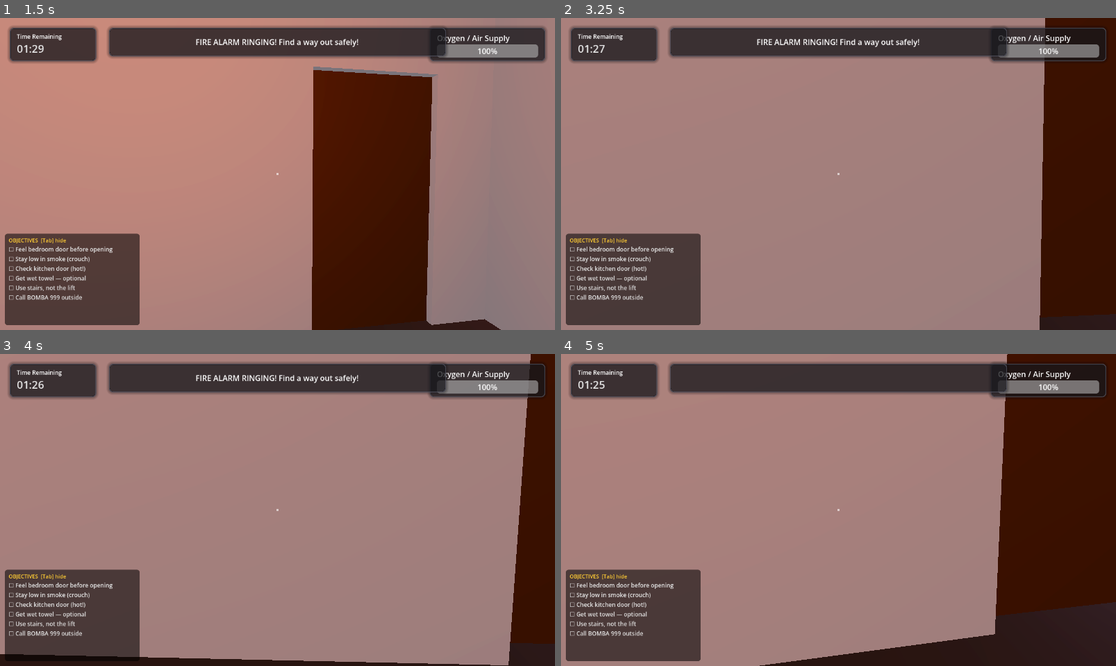
Above: before the commit, frames 1-4 (two rows, left to right).
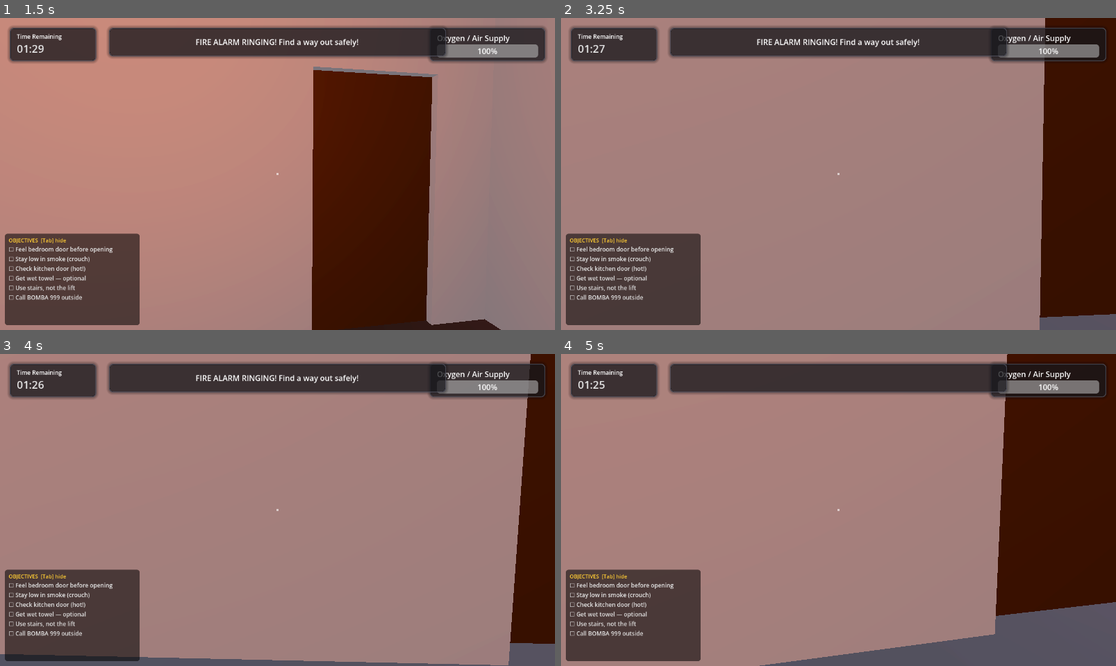
Above: after the commit, the same moments.

Repository: DennisHengShuYi/Fire-Drill-Simulation-Game
Game: Godot game, scene res://scenes/main_menu.tscn
Same seed, same stepped clock (60 frames per second), same inputs: the game is played once before the commit and once after it.
Inputs (mouse positions are in pixels of both pictures, inside the frame that each line leads up to):
- Up to frame 1 (1.5 s): click "Start Safety Drill" at 0.5 s; tap Enter at 1.25 s; move the mouse to (305, 174) at 1.27 s; hold W (move_forward) from 1.28 s (still down); tap C (crouch) at 1.35 s; click (305, 174) at 1.42 s
- Up to frame 2 (3.25 s): keep holding W (move_forward); move the mouse to (810, 174) at 2.02 s; tap 1 (dilemma_1) at 2.1 s; move the mouse to (849, 167) at 2.77 s; tap 2 (dilemma_2) at 2.85 s
- Up to frame 3 (4 s): keep holding W (move_forward); move the mouse to (271, 516) at 3.52 s; tap F (feel_door) at 3.6 s; click (271, 516) at 3.67 s
- Up to frame 4 (5 s): keep holding W (move_forward); move the mouse to (877, 513) at 4.27 s; tap E (interact) at 4.35 s

Frame 1 is identical in both runs. In frame 2, 0.6% of the frame differs, in the area x 86-100%, y 94-100%; in frame 3, 2.5%; in frame 4, 6.2%, in the area x 35-100%, y 79-100%.

Commit message:
Populate outside area with CondoBuildingBody, windows, grass strips, trees, streetlights, and fix NPC stuck spawn and speed in stairwell

Diff:
--- a/fire-drill-simulation/scenes/level.tscn
+++ b/fire-drill-simulation/scenes/level.tscn
@@ -2799,28 +2799,28 @@
 material = SubResource("Mat_ExitSign")
 
 [node name="Evacuee_L7" type="CharacterBody3D" parent="Geometry/Stairwell"]
-transform = Transform3D(1, 0, 0, 0, 1, 0, 0, 0, 1, -12.5, -2.7, -3.7)
+transform = Transform3D(1, 0, 0, 0, 1, 0, 0, 0, 1, -11.3, -2.7, -3.7)
 collision_layer = 4
 collision_mask = 3
 script = ExtResource("9_npc")
 start_waypoint = 2
 
 [node name="Evacuee_L5" type="CharacterBody3D" parent="Geometry/Stairwell"]
-transform = Transform3D(1, 0, 0, 0, 1, 0, 0, 0, 1, -12.5, -8.3, -3.7)
+transform = Transform3D(1, 0, 0, 0, 1, 0, 0, 0, 1, -11.3, -8.3, -3.7)
 collision_layer = 4
 collision_mask = 3
 script = ExtResource("9_npc")
 start_waypoint = 6
 
 [node name="Evacuee_L3" type="CharacterBody3D" parent="Geometry/Stairwell"]
-transform = Transform3D(1, 0, 0, 0, 1, 0, 0, 0, 1, -12.5, -13.9, -3.7)
+transform = Transform3D(1, 0, 0, 0, 1, 0, 0, 0, 1, -11.3, -13.9, -3.7)
 collision_layer = 4
 collision_mask = 3
 script = ExtResource("9_npc")
 start_waypoint = 10
 
 [node name="Evacuee_L2" type="CharacterBody3D" parent="Geometry/Stairwell"]
-transform = Transform3D(1, 0, 0, 0, 1, 0, 0, 0, 1, -12.5, -16.7, 4.7)
+transform = Transform3D(1, 0, 0, 0, 1, 0, 0, 0, 1, -13.7, -16.7, 4.7)
 collision_layer = 4
 collision_mask = 3
 script = ExtResource("9_npc")
@@ -2833,6 +2833,242 @@
 use_collision = true
 size = Vector3(80, 0.1, 60)
 material = SubResource("Mat_Asphalt")
+
+[node name="CondoBuildingBody" type="CSGBox3D" parent="Outside"]
+transform = Transform3D(1, 0, 0, 0, 1, 0, 0, 0, 1, 5.5, -11.25, -1.75)
+use_collision = true
+size = Vector3(31.0, 22.5, 18.5)
+material = SubResource("Mat_Concrete")
+
+[node name="Window_S_1_0" type="CSGBox3D" parent="Outside"]
+transform = Transform3D(1, 0, 0, 0, 1, 0, 0, 0, 1, 0.0, -21.2, 7.52)
+size = Vector3(1.2, 1.4, 0.05)
+material = SubResource("Mat_ConcreteDark")
+
+[node name="Window_S_1_5" type="CSGBox3D" parent="Outside"]
+transform = Transform3D(1, 0, 0, 0, 1, 0, 0, 0, 1, 5.0, -21.2, 7.52)
+size = Vector3(1.2, 1.4, 0.05)
+material = SubResource("Mat_ConcreteDark")
+
+[node name="Window_S_1_10" type="CSGBox3D" parent="Outside"]
+transform = Transform3D(1, 0, 0, 0, 1, 0, 0, 0, 1, 10.0, -21.2, 7.52)
+size = Vector3(1.2, 1.4, 0.05)
+material = SubResource("Mat_ConcreteDark")
+
+[node name="Window_S_1_15" type="CSGBox3D" parent="Outside"]
+transform = Transform3D(1, 0, 0, 0, 1, 0, 0, 0, 1, 15.0, -21.2, 7.52)
+size = Vector3(1.2, 1.4, 0.05)
+material = SubResource("Mat_ConcreteDark")
+
+[node name="Window_S_2_0" type="CSGBox3D" parent="Outside"]
+transform = Transform3D(1, 0, 0, 0, 1, 0, 0, 0, 1, 0.0, -18.4, 7.52)
+size = Vector3(1.2, 1.4, 0.05)
+material = SubResource("Mat_ConcreteDark")
+
+[node name="Window_S_2_5" type="CSGBox3D" parent="Outside"]
+transform = Transform3D(1, 0, 0, 0, 1, 0, 0, 0, 1, 5.0, -18.4, 7.52)
+size = Vector3(1.2, 1.4, 0.05)
+material = SubResource("Mat_ConcreteDark")
+
+[node name="Window_S_2_10" type="CSGBox3D" parent="Outside"]
+transform = Transform3D(1, 0, 0, 0, 1, 0, 0, 0, 1, 10.0, -18.4, 7.52)
+size = Vector3(1.2, 1.4, 0.05)
+material = SubResource("Mat_ConcreteDark")
+
+[node name="Window_S_2_15" type="CSGBox3D" parent="Outside"]
+transform = Transform3D(1, 0, 0, 0, 1, 0, 0, 0, 1, 15.0, -18.4, 7.52)
+size = Vector3(1.2, 1.4, 0.05)
+material = SubResource("Mat_ConcreteDark")
+
+[node name="Window_S_3_0" type="CSGBox3D" parent="Outside"]
+transform = Transform3D(1, 0, 0, 0, 1, 0, 0, 0, 1, 0.0, -15.599999999999998, 7.52)
+size = Vector3(1.2, 1.4, 0.05)
+material = SubResource("Mat_ConcreteDark")
+
+[node name="Window_S_3_5" type="CSGBox3D" parent="Outside"]
+transform = Transform3D(1, 0, 0, 0, 1, 0, 0, 0, 1, 5.0, -15.599999999999998, 7.52)
+size = Vector3(1.2, 1.4, 0.05)
+material = SubResource("Mat_ConcreteDark")
+
+[node name="Window_S_3_10" type="CSGBox3D" parent="Outside"]
+transform = Transform3D(1, 0, 0, 0, 1, 0, 0, 0, 1, 10.0, -15.599999999999998, 7.52)
+size = Vector3(1.2, 1.4, 0.05)
+material = SubResource("Mat_ConcreteDark")
+
+[node name="Window_S_3_15" type="CSGBox3D" parent="Outside"]
+transform = Transform3D(1, 0, 0, 0, 1, 0, 0, 0, 1, 15.0, -15.599999999999998, 7.52)
+size = Vector3(1.2, 1.4, 0.05)
+material = SubResource("Mat_ConcreteDark")
+
+[node name="Window_S_4_0" type="CSGBox3D" parent="Outside"]
+transform = Transform3D(1, 0, 0, 0, 1, 0, 0, 0, 1, 0.0, -12.8, 7.52)
+size = Vector3(1.2, 1.4, 0.05)
+material = SubResource("Mat_ConcreteDark")
+
+[node name="Window_S_4_5" type="CSGBox3D" parent="Outside"]
+transform = Transform3D(1, 0, 0, 0, 1, 0, 0, 0, 1, 5.0, -12.8, 7.52)
+size = Vector3(1.2, 1.4, 0.05)
+material = SubResource("Mat_ConcreteDark")
+
+[node name="Window_S_4_10" type="CSGBox3D" parent="Outside"]
+transform = Transform3D(1, 0, 0, 0, 1, 0, 0, 0, 1, 10.0, -12.8, 7.52)
+size = Vector3(1.2, 1.4, 0.05)
+material = SubResource("Mat_ConcreteDark")
+
+[node name="Window_S_4_15" type="CSGBox3D" parent="Outside"]
+transform = Transform3D(1, 0, 0, 0, 1, 0, 0, 0, 1, 15.0, -12.8, 7.52)
+size = Vector3(1.2, 1.4, 0.05)
+material = SubResource("Mat_ConcreteDark")
+
+[node name="Window_S_5_0" type="CSGBox3D" parent="Outside"]
+transform = Transform3D(1, 0, 0, 0, 1, 0, 0, 0, 1, 0.0, -10.0, 7.52)
+size = Vector3(1.2, 1.4, 0.05)
+material = SubResource("Mat_ConcreteDark")
+
+[node name="Window_S_5_5" type="CSGBox3D" parent="Outside"]
+transform = Transform3D(1, 0, 0, 0, 1, 0, 0, 0, 1, 5.0, -10.0, 7.52)
+size = Vector3(1.2, 1.4, 0.05)
+material = SubResource("Mat_ConcreteDark")
+
+[node name="Window_S_5_10" type="CSGBox3D" parent="Outside"]
+transform = Transform3D(1, 0, 0, 0, 1, 0, 0, 0, 1, 10.0, -10.0, 7.52)
+size = Vector3(1.2, 1.4, 0.05)
+material = SubResource("Mat_ConcreteDark")
+
+[node name="Window_S_5_15" type="CSGBox3D" parent="Outside"]
+transform = Transform3D(1, 0, 0, 0, 1, 0, 0, 0, 1, 15.0, -10.0, 7.52)
+size = Vector3(1.2, 1.4, 0.05)
+material = SubResource("Mat_ConcreteDark")
+
+[node name="Window_S_6_0" type="CSGBox3D" parent="Outside"]
+transform = Transform3D(1, 0, 0, 0, 1, 0, 0, 0, 1, 0.0, -7.199999999999998, 7.52)
+size = Vector3(1.2, 1.4, 0.05)
+material = SubResource("Mat_ConcreteDark")
+
+[node name="Window_S_6_5" type="CSGBox3D" parent="Outside"]
+transform = Transform3D(1, 0, 0, 0, 1, 0, 0, 0, 1, 5.0, -7.199999999999998, 7.52)
+size = Vector3(1.2, 1.4, 0.05)
+material = SubResource("Mat_ConcreteDark")
+
+[node name="Window_S_6_10" type="CSGBox3D" parent="Outside"]
+transform = Transform3D(1, 0, 0, 0, 1, 0, 0, 0, 1, 10.0, -7.199999999999998, 7.52)
+size = Vector3(1.2, 1.4, 0.05)
+material = SubResource("Mat_ConcreteDark")
+
+[node name="Window_S_6_15" type="CSGBox3D" parent="Outside"]
+transform = Transform3D(1, 0, 0, 0, 1, 0, 0, 0, 1, 15.0, -7.199999999999998, 7.52)
+size = Vector3(1.2, 1.4, 0.05)
+material = SubResource("Mat_ConcreteDark")
+
+[node name="Window_S_7_0" type="CSGBox3D" parent="Outside"]
+transform = Transform3D(1, 0, 0, 0, 1, 0, 0, 0, 1, 0.0, -4.400000000000001, 7.52)
+size = Vector3(1.2, 1.4, 0.05)
+material = SubResource("Mat_ConcreteDark")
+
+[node name="Window_S_7_5" type="CSGBox3D" parent="Outside"]
+transform = Transform3D(1, 0, 0, 0, 1, 0, 0, 0, 1, 5.0, -4.400000000000001, 7.52)
+size = Vector3(1.2, 1.4, 0.05)
+material = SubResource("Mat_ConcreteDark")
+
+[node name="Window_S_7_10" type="CSGBox3D" parent="Outside"]
+transform = Transform3D(1, 0, 0, 0, 1, 0, 0, 0, 1, 10.0, -4.400000000000001, 7.52)
+size = Vector3(1.2, 1.4, 0.05)
+material = SubResource("Mat_ConcreteDark")
+
+[node name="Window_S_7_15" type="CSGBox3D" parent="Outside"]
+transform = Transform3D(1, 0, 0, 0, 1, 0, 0, 0, 1, 15.0, -4.400000000000001, 7.52)
+size = Vector3(1.2, 1.4, 0.05)
+material = SubResource("Mat_ConcreteDark")
+
+[node name="GrassWest" type="CSGBox3D" parent="Outside"]
+transform = Transform3D(1, 0, 0, 0, 1, 0, 0, 0, 1, -25.0, -22.58, 15.0)
+use_collision = true
+size = Vector3(20.0, 0.05, 50.0)
+material = SubResource("Mat_Assembly")
+
+[node name="GrassEast" type="CSGBox3D" parent="Outside"]
+transform = Transform3D(1, 0, 0, 0, 1, 0, 0, 0, 1, 25.0, -22.58, 25.0)
+use_collision = true
+size = Vector3(20.0, 0.05, 30.0)
+material = SubResource("Mat_Assembly")
+
+[node name="Tree_W1_Trunk" type="CSGBox3D" parent="Outside"]
+transform = Transform3D(1, 0, 0, 0, 1, 0, 0, 0, 1, -18.0, -21.6, 15.0)
+use_collision = true
+size = Vector3(0.25, 2.0, 0.25)
+material = SubResource("Mat_WoodProp")
+
+[node name="Tree_W1_Leaves" type="CSGBox3D" parent="Outside"]
+transform = Transform3D(1, 0, 0, 0, 1, 0, 0, 0, 1, -18.0, -20.1, 15.0)
+size = Vector3(1.8, 1.8, 1.8)
+material = SubResource("Mat_Assembly")
+
+[node name="Tree_W2_Trunk" type="CSGBox3D" parent="Outside"]
+transform = Transform3D(1, 0, 0, 0, 1, 0, 0, 0, 1, -18.0, -21.6, 25.0)
+use_collision = true
+size = Vector3(0.25, 2.0, 0.25)
+material = SubResource("Mat_WoodProp")
+
+[node name="Tree_W2_Leaves" type="CSGBox3D" parent="Outside"]
+transform = Transform3D(1, 0, 0, 0, 1, 0, 0, 0, 1, -18.0, -20.1, 25.0)
+size = Vector3(1.8, 1.8, 1.8)
+material = SubResource("Mat_Assembly")
+
+[node name="Tree_E1_Trunk" type="CSGBox3D" parent="Outside"]
+transform = Transform3D(1, 0, 0, 0, 1, 0, 0, 0, 1, 22.0, -21.6, 20.0)
+use_collision = true
+size = Vector3(0.25, 2.0, 0.25)
+material = SubResource("Mat_WoodProp")
+
+[node name="Tree_E1_Leaves" type="CSGBox3D" parent="Outside"]
+transform = Transform3D(1, 0, 0, 0, 1, 0, 0, 0, 1, 22.0, -20.1, 20.0)
+size = Vector3(1.8, 1.8, 1.8)
+material = SubResource("Mat_Assembly")
+
+[node name="Tree_E2_Trunk" type="CSGBox3D" parent="Outside"]
+transform = Transform3D(1, 0, 0, 0, 1, 0, 0, 0, 1, 22.0, -21.6, 30.0)
+use_collision = true
+size = Vector3(0.25, 2.0, 0.25)
+material = SubResource("Mat_WoodProp")
+
+[node name="Tree_E2_Leaves" type="CSGBox3D" parent="Outside"]
+transform = Transform3D(1, 0, 0, 0, 1, 0, 0, 0, 1, 22.0, -20.1, 30.0)
+size = Vector3(1.8, 1.8, 1.8)
+material = SubResource("Mat_Assembly")
+
+[node name="Streetlight_W_Post" type="CSGBox3D" parent="Outside"]
+transform = Transform3D(1, 0, 0, 0, 1, 0, 0, 0, 1, -14.0, -20.6, 15.0)
+use_collision = true
+size = Vector3(0.1, 4.0, 0.1)
+material = SubResource("Mat_SignPost")
+
+[node name="Streetlight_W_Head" type="CSGBox3D" parent="Outside"]
+transform = Transform3D(1, 0, 0, 0, 1, 0, 0, 0, 1, -14.0, -18.5, 15.0)
+size = Vector3(0.5, 0.2, 0.5)
+material = SubResource("Mat_FloorNum")
+
+[node name="Streetlight_W_Light" type="OmniLight3D" parent="Outside"]
+transform = Transform3D(1, 0, 0, 0, 1, 0, 0, 0, 1, -14.0, -18.8, 15.0)
+light_color = Color(1.0, 0.9, 0.7, 1)
+light_energy = 1.5
+omni_range = 12.0
+
+[node name="Streetlight_E_Post" type="CSGBox3D" parent="Outside"]
+transform = Transform3D(1, 0, 0, 0, 1, 0, 0, 0, 1, 14.0, -20.6, 20.0)
+use_collision = true
+size = Vector3(0.1, 4.0, 0.1)
+material = SubResource("Mat_SignPost")
+
+[node name="Streetlight_E_Head" type="CSGBox3D" parent="Outside"]
+transform = Transform3D(1, 0, 0, 0, 1, 0, 0, 0, 1, 14.0, -18.5, 20.0)
+size = Vector3(0.5, 0.2, 0.5)
+material = SubResource("Mat_FloorNum")
+
+[node name="Streetlight_E_Light" type="OmniLight3D" parent="Outside"]
+transform = Transform3D(1, 0, 0, 0, 1, 0, 0, 0, 1, 14.0, -18.8, 20.0)
+light_color = Color(1.0, 0.9, 0.7, 1)
+light_energy = 1.5
+omni_range = 12.0
 
 [node name="AssemblyZone" type="CSGBox3D" parent="Outside"]
 transform = Transform3D(1, 0, 0, 0, 1, 0, 0, 0, 1, -8, -22.55, 22)
--- a/fire-drill-simulation/scripts/npc.gd
+++ b/fire-drill-simulation/scripts/npc.gd
@@ -2,7 +2,7 @@
 ## Evacuating resident NPC that descends the stairwell switchback, demonstrates
 ## correct evacuation behaviour, and teaches the player not to push or shove.
 
-const NPC_SPEED       : float = 1.8   # m/s (slower than player 3.5 m/s)
+const NPC_SPEED       : float = 2.4   # m/s (slower than player 3.5 m/s)
 const GRAVITY         : float = 9.8
 const WAYPOINT_REACH  : float = 1.1   # XZ radius to count waypoint as reached
 const PUSH_COOLDOWN   : float = 4.0   # seconds between "Don't push!" messages
Not shown, changed: fire-drill-simulation/build_level.py
